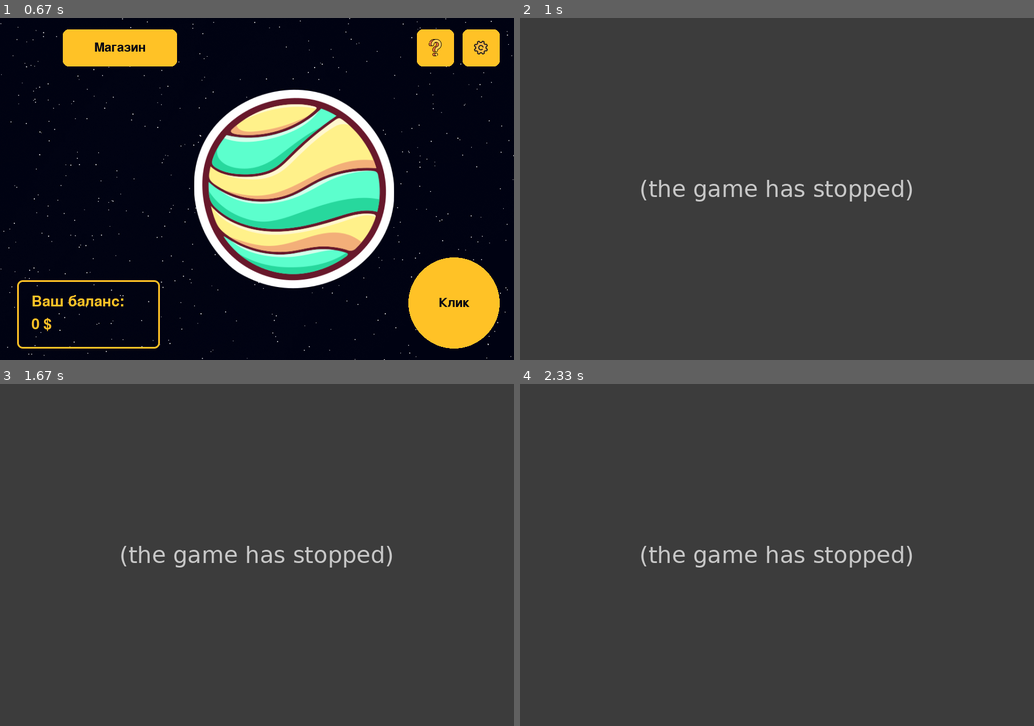
Above: before the commit, frames 1-4 (two rows, left to right).
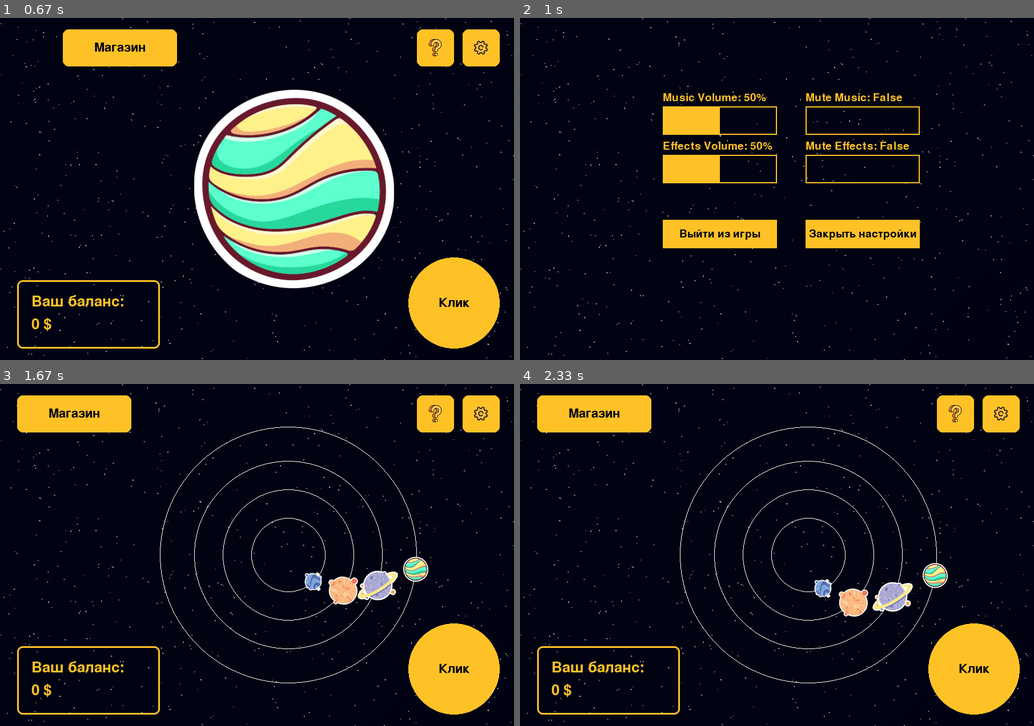
Above: after the commit, the same moments.

Repository: impanikaa/pygameProject
Game: pygame game, started from main.py
The game is run twice, just before and just after one commit, with the same random seed, the same clock (stepped at 60 frames per second) and the same inputs.
Inputs (mouse positions are in pixels of both pictures, inside the frame that each line leads up to):
- Up to frame 1 (0.67 s): click (421, 178) at 0.38 s
- Up to frame 2 (1 s): click (1003, 48) at 0.72 s
- Up to frame 3 (1.67 s): click "Закрыть настройки" at 1.22 s
- Up to frame 4 (2.33 s): no input

Frame 1 is identical in both runs. In frame 2, 100% of the frame differs, in the area x 0-100%, y 0-100%; in frame 3, 100%; in frame 4, 100%.
Error before the commit: AttributeError: 'GameState' object has no attribute 'setting_button_rect' (main.py line 592); the game stopped at 0.72 s (later frames are placeholders)

Commit message:
ура не ура

Diff:
--- a/main.py
+++ b/main.py
@@ -59,10 +59,10 @@
         return self.selected_planet
 
     def switch_to_planet_screen(self, planet_id):
-        global current_scene
+        global current_state
         # self.current_state = PlanetScreenState(planet_id, self)
         self.planet_screen_active = True
-        current_scene = PlanetScreenState(planet_id, self)
+        current_state = PlanetScreenState(planet_id, self)
 
     def set_click_state(self, state):
         self.current_state.set_click_state(state)
@@ -511,8 +511,8 @@
         self.shop.purchase_item(item_index)
 
     def go_back(self):
-        global current_scene
-        current_scene = game_state
+        global current_state
+        current_state = game_state
 
     def handle_events(self, events):
         for event in events:
@@ -548,7 +548,7 @@
 class PlanetScreenState:
     def __init__(self, planet_id, current_state):
         self.planet_id = planet_id
-        self.game_state = current_state
+        self.current_state = current_state
         self.planet_image = pygame.image.load(f"data/planet{planet_id}_big.png")
         self.orbit_rect = pygame.Rect(0, 0, 0, 0)
 
@@ -589,7 +589,7 @@
                 if self.click_button_rect.collidepoint(event.pos):
                     print("Кнопка 'Клик' была нажата")
                     self.clicked_on_click_button = True
-                elif self.game_state.setting_button_rect.collidepoint(event.pos):
+                elif self.setting_button_rect.collidepoint(event.pos):
                     return "settings"
                 elif self.click_button_rect.collidepoint(event.pos):
                     self.clicked_on_click_button = True
@@ -604,7 +604,7 @@
 
         # Обновление money при клике
         if self.clicked_on_click_button:
-            self.game_state.update_money(self.money_click_increment)
+            self.current_state.update_money(self.money_click_increment)
             self.clicked_on_click_button = False
 
     def draw(self, screen):
@@ -644,12 +644,11 @@
         display_score = self.font_vivid_orange.render(f"{round(game_state.get_money(), 2)} $", True, vivid_orange)
         screen.blit(display_score, (55, height - 75))
 
-
 shop_menu = ShopScene()
 game_state = GameState()
 settings_menu = SettingsMenu()
 clock = pygame.time.Clock()
-current_scene = game_state
+current_state = game_state
 
 while running:
     events = pygame.event.get()
@@ -659,21 +658,25 @@
             running = False
 
     # Обработка событий и переключение сцен
-    result = current_scene.handle_events(events)
+    result = current_state.handle_events(events)
     if result:
-        if current_scene == game_state:
+        if current_state == game_state:
             if result == "settings":
-                current_scene = settings_menu
+                current_state = settings_menu
             elif result == "shop":
-                current_scene = shop_menu
-        elif current_scene == settings_menu:
+                current_state = shop_menu
+        elif current_state == settings_menu:
             if result == "main_menu" or result == "close_settings":
-                current_scene = game_state
-
-    current_scene.update()
+                current_state = game_state
+                print(1)
+        else:
+            if result == "settings":
+                current_state = settings_menu
+
+    current_state.update()
 
     screen.blit(background_image, (0, 0))
-    current_scene.draw(screen)
+    current_state.draw(screen)
 
     pygame.event.pump()
     pygame.display.flip()
